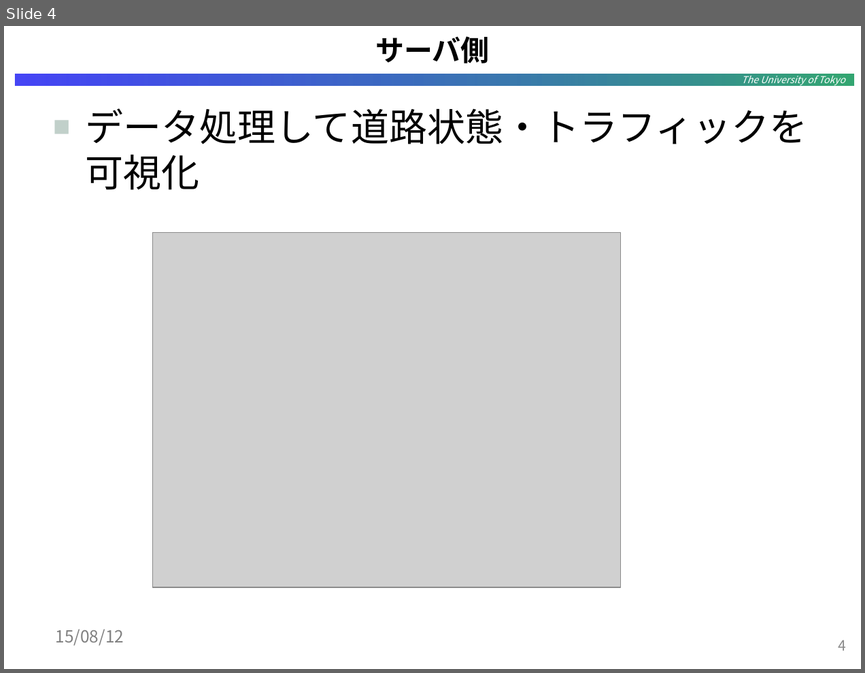
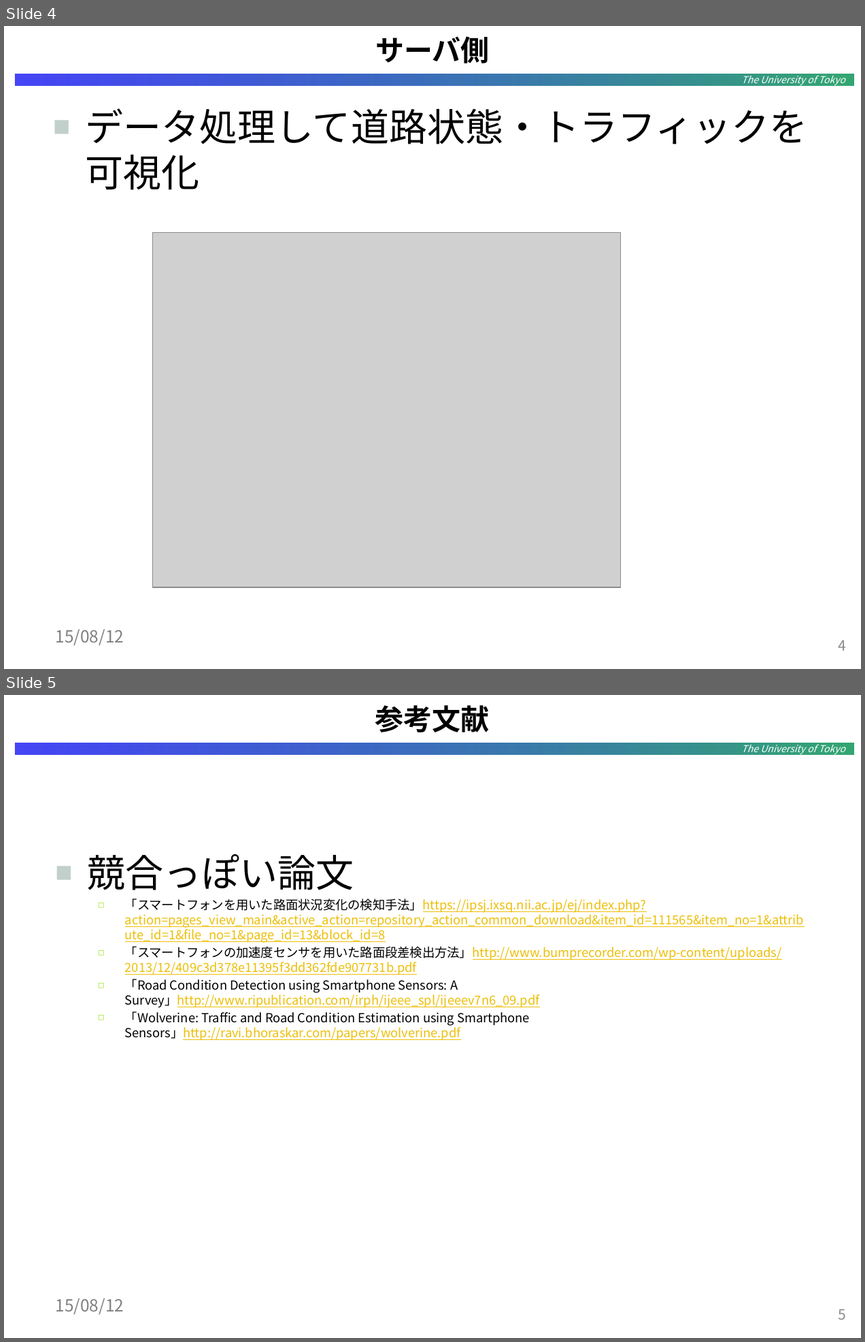
Before and after one commit to tstomoki/Millet-Way, a slide deck: materials/service_image.pptx. Shown one above the other, each under a label of ours: slide 4 before the commit, slides 4 and 5 after it. The pictures are 865x673 and 865x1342 pixels, drawn with LibreOffice and Linux fonts; fonts in the diff are those of the drawing; grey boxes stand for pictures; background and template pictures are left out. Boxes give left, top, right and bottom in pixels: in the first picture for what was removed or moved away, otherwise in the second. Text is boxed around its words. In the diff, an @@ line names an element or a change of style, - is before the commit and + after.

Commit message:
added references on materials

```diff
--- a/materials/service_image.pptx
+++ b/materials/service_image.pptx
@@ slide 5 added at <box>4,695,861,1338</box>, background #FFFFFF; not listed: 1 template element that a slide beside it also shows @@
@@ title added at <box>375,705,490,732</box>, 24 pt, text #000000, bold @@
+参考文献
@@ text added at <box>88,854,804,1040</box>, 10.5 pt, text #ECBF0B, underline @@
+■ 競合っぽい論文
+  ◻ 「スマートフォンを用いた路面状況変化の検知手法」https://ipsj.ixsq.nii.ac.jp/ej/index.php?action=pages_view_main&active_action=repository_action_common_download&item_id=111565&item_no=1&attribute_id=1&file_no=1&page_id=13&block_id=8
+  ◻ 「スマートフォンの加速度センサを用いた路面段差検出方法」http://www.bumprecorder.com/wp-content/uploads/2013/12/409c3d378e11395f3dd362fde907731b.pdf
+  ◻ 「Road Condition Detection using Smartphone Sensors: A Survey」http://www.ripublication.com/irph/ijeee_spl/ijeeev7n6_09.pdf
+  ◻ 「Wolverine: Traffic and Road Condition Estimation using Smartphone Sensors」http://ravi.bhoraskar.com/papers/wolverine.pdf
@@ text added at <box>55,1297,124,1314</box>, 14 pt, text #808080 @@
+15/08/12
@@ page number added at <box>838,1308,847,1319</box>, 12 pt, text #8C8C8C @@
+5
```
